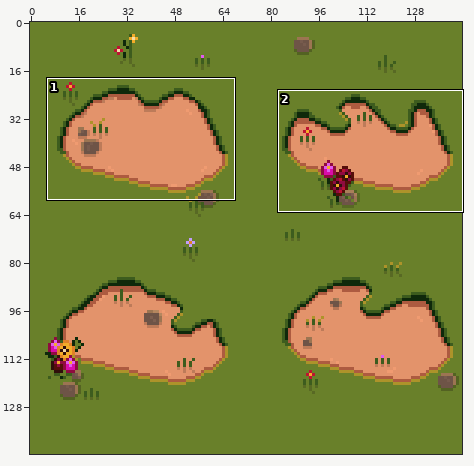
Two versions of one sprite sheet, Assets/Art/Sprites/Tilemaps/dirt patches.png. Above, an overview of the earlier version with the close-up marked.
Close-up. The starting point:
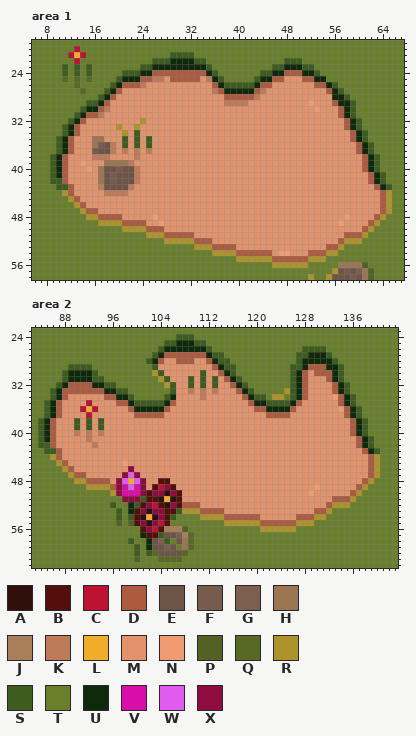
The file is 144x144 pixels. Colours within 5 levels of each other are drawn and written as one. Shown: area 1: x 6..67, y 19..58; area 2: x 83..143, y 23..62. The commit also changed other parts of the picture, which this record leaves out.
Palette (. is transparent): A #300f0a  B #550f0a  C #bd1332  D #ad5b40  E #6e5447  F #775b4d  G #7d5f50  H #9c7552  J #a97f59  K #bd7b59  L #f2ac29  M #e3936b  N #f09b71  P #536222  Q #586924  R #ad932a  S #3d5c1e  T #69802a  U #0f290b  V #d90da9  W #e15bf0  X #8f0b40
And afterwards:
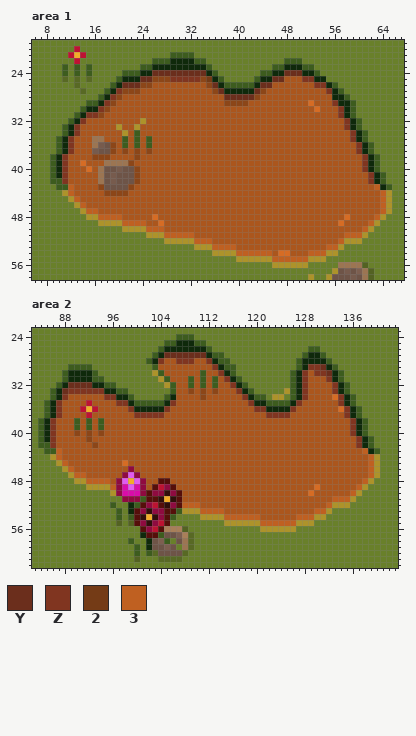
Colours new in this view: Y #6b2e1c  Z #803520  2 #743b16  3 #bf6021
The edit:
Colour K changes from #bd7b59 to #8c4618.
Colour M changes from #e3936b to #ab561d.
Colour N changes from #f09b71 to #d66c24.
Area 1:
Colour K gives way to colour 2 in row 25 at x 35.
Colour D gives way to colour 3 in row 43 at x 12 and 63; in row 44 at x 12 and 64; in row 45 at x 13 and 64; in row 46 at x 14 and 64; in row 47 at x 15 to 16 and 64; in row 48 at x 17 to 20 and 63.
Colour D gives way to colour 3 in row 49 at x 21 to 24 and 62; in row 50 at x 25 to 27 and 61; in row 51 at x 28 to 32 and 58 to 60; in row 52 at x 33 to 35 and 57; in row 53 at x 36 to 39 and 55 to 56; in row 54 at x 40 to 45 and 52 to 54.
Colour D gives way to colour 3 in row 55 at x 46 to 51.
Colour M gives way to colour K in row 25 at x 28 and 34; in row 26 at x 25 and 35; in row 27 at x 21 to 23; in row 28 at x 20; in row 29 at x 19.
Colour D gives way to colour Y in row 24 at x 26 to 34 and 48 to 50; in row 25 at x 24 to 25 and 46 to 47; in row 26 at x 21 to 23, 36 and 44 to 45; in row 27 at x 37 and 43; in row 28 at x 38 to 42.
Colour D gives way to colour Z in row 25 at x 29 to 33 and 51 to 52; in row 26 at x 53 to 54; in row 27 at x 20 and 55; in row 28 at x 19; in row 29 at x 18 and 56; in row 30 at x 17 and 57.
Colour D gives way to colour Z in row 31 at x 15 to 16 and 57; in row 32 at x 14 and 58; in row 33 at x 13 and 58; in row 34 at x 13 and 59; in row 35 at x 12 and 59; in rows 36 to 37 at x 12 and 60.
Colour D gives way to colour Z in rows 38 to 40 at x 11 and 61; in rows 41 to 42 at x 11 and 62.
Area 2:
Colour D gives way to colour 3 in row 43 at x 87 and 138; in row 44 at x 87 and 139; in row 45 at x 88 and 139; in row 46 at x 89 and 139; in row 47 at x 90 to 91 and 139; in row 48 at x 92 to 95 and 138.
Colour D gives way to colour 3 in row 49 at x 96 and 137; in row 50 at x 136; in row 51 at x 133 to 135; in row 52 at x 108 to 110 and 132; in row 53 at x 111 to 114 and 130 to 131; in row 54 at x 115 to 120 and 127 to 129.
Colour D gives way to colour 3 in row 55 at x 121 to 126.
Colour U gives way to colour S in row 27 at x 131; in row 28 at x 132; in row 29 at x 133.
Colour S gives way to colour T in row 26 at x 128 and 131; in row 27 at x 127 and 132; in row 28 at x 133; in row 29 at x 126 and 134.
Colour D gives way to colour Y in row 27 at x 105 to 111; in row 29 at x 131; in row 30 at x 132; in row 32 at x 89 to 92; in row 33 at x 88.
Colour D gives way to colour Z in row 28 at x 104, 107 to 109 and 112; in row 29 at x 113 and 129 to 130; in row 30 at x 114, 128 and 130 to 131; in row 31 at x 115, 128 and 132; in row 32 at x 116, 128 and 133; in row 33 at x 89 to 94, 117, 128 and 133.
Colour D gives way to colour Z in row 34 at x 88, 95 to 96, 118, 128 and 134; in row 35 at x 87, 97 to 98, 106, 119, 127 and 134; in row 36 at x 87, 99, 105, 120 to 121, 126 and 135; in row 37 at x 87, 100 to 104, 122 to 125 and 135; in rows 38 to 40 at x 86 and 136; in rows 41 to 42 at x 86 and 137.
Where, in picture pixels (left, top, right, bottom), the same in both close-ups:
changed: (62, 70, 386, 262)
changed: (50, 346, 374, 526)
